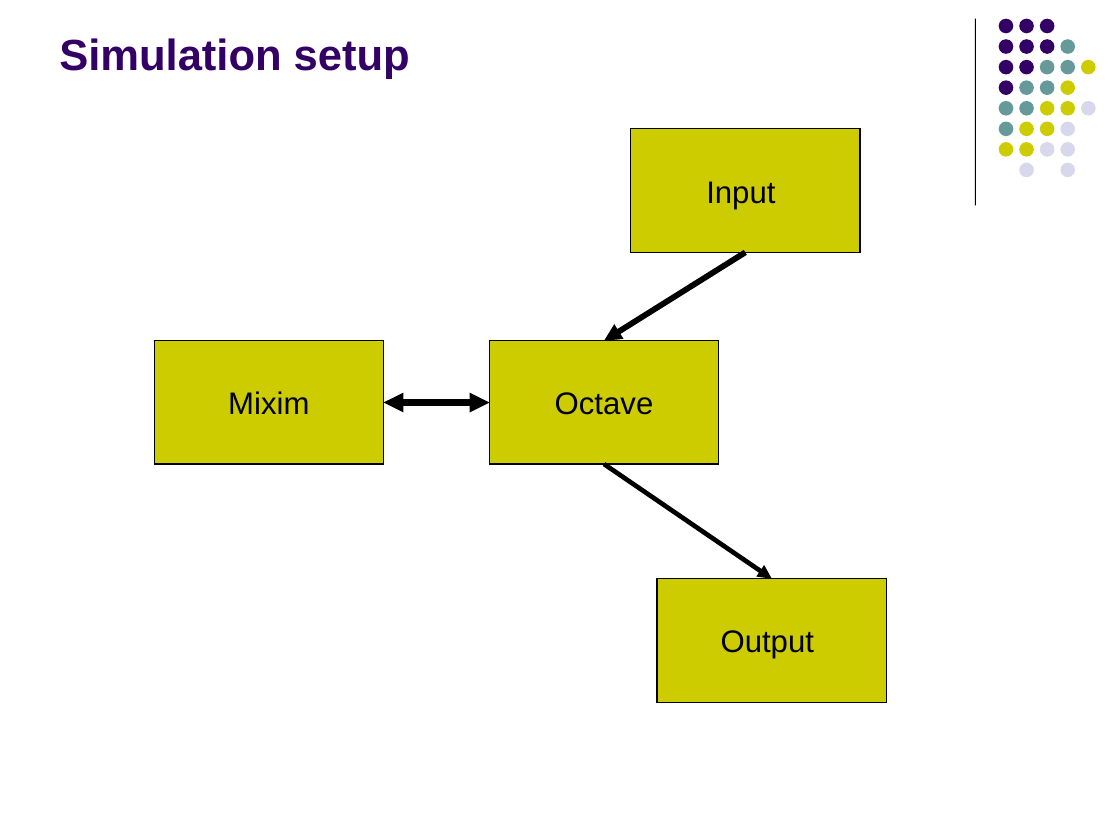
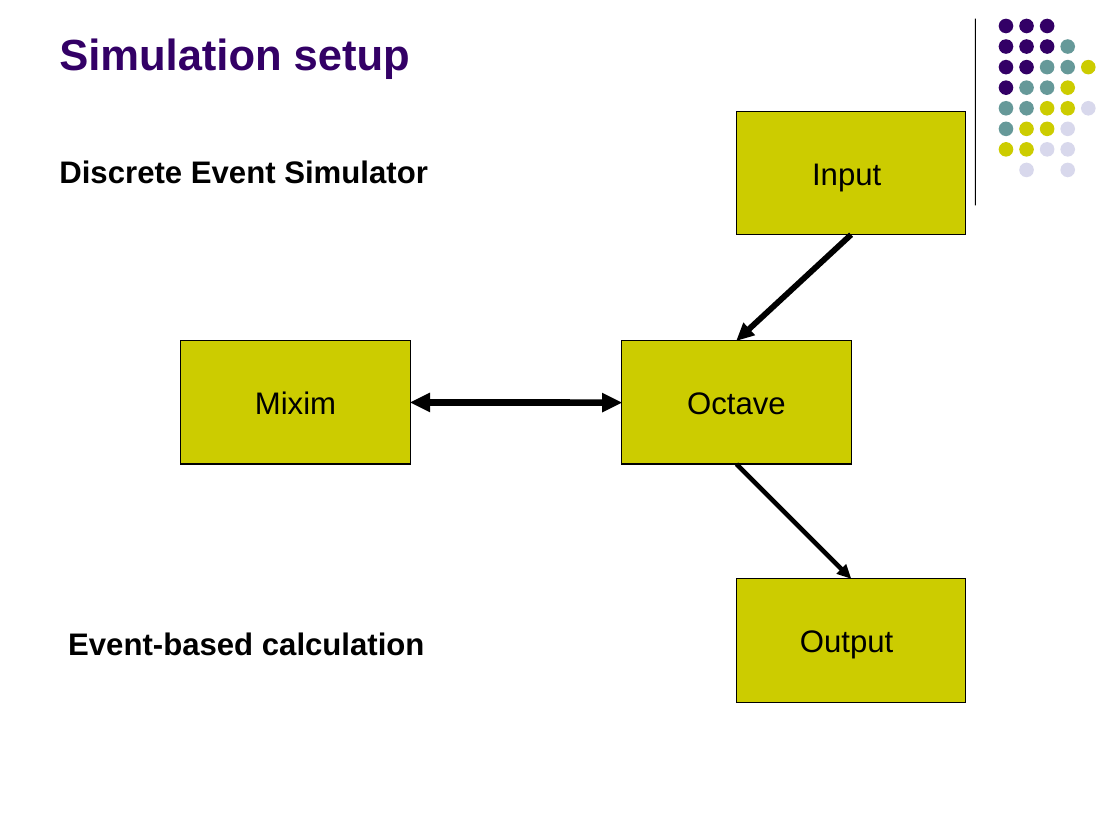
Before and after one commit to fasalex/symposium, a slide deck: slide 29 of Presentation.ppt. Drawn at 1120x840 pixels with LibreOffice and Linux fonts; fonts in the diff are those of the drawing. Boxes give left, top, right and bottom in pixels: in the first picture for what was removed or moved away, otherwise in the second. Text is boxed around its words. In the diff, an @@ line names an element or a change of style, - is before the commit and + after.

```diff
--- a/Presentation.ppt
+++ b/Presentation.ppt
@@ rectangle "Input": place and size @@
-rectangle "Input" at [631, 129, 860, 252]
+rectangle "Input" at [736, 111, 965, 234]
@@ text added at [59, 160, 428, 184], 20 pt, text #000000, bold @@
+Discrete Event Simulator
@@ arrow moved from (745, 252) - (604, 340) to (851, 235) - (737, 340) @@
@@ rectangle "Mixim": place and size @@
-rectangle "Mixim" at [155, 340, 384, 464]
+rectangle "Mixim" at [180, 340, 410, 464]
@@ rectangle "Octave": place and size @@
-rectangle "Octave" at [489, 340, 719, 464]
+rectangle "Octave" at [622, 340, 851, 464]
@@ double arrow moved from (383, 402) - (489, 402) to (410, 402) - (622, 402) @@
@@ arrow moved from (604, 464) - (772, 579) to (737, 464) - (851, 579) @@
@@ rectangle "Output": place and size @@
-rectangle "Output" at [657, 579, 887, 702]
+rectangle "Output" at [736, 579, 965, 702]
@@ text added at [68, 632, 425, 656], 20 pt, text #000000, bold @@
+Event-based calculation
```
Also in this commit, not shown: 28 other slides changed, 30 other files.
